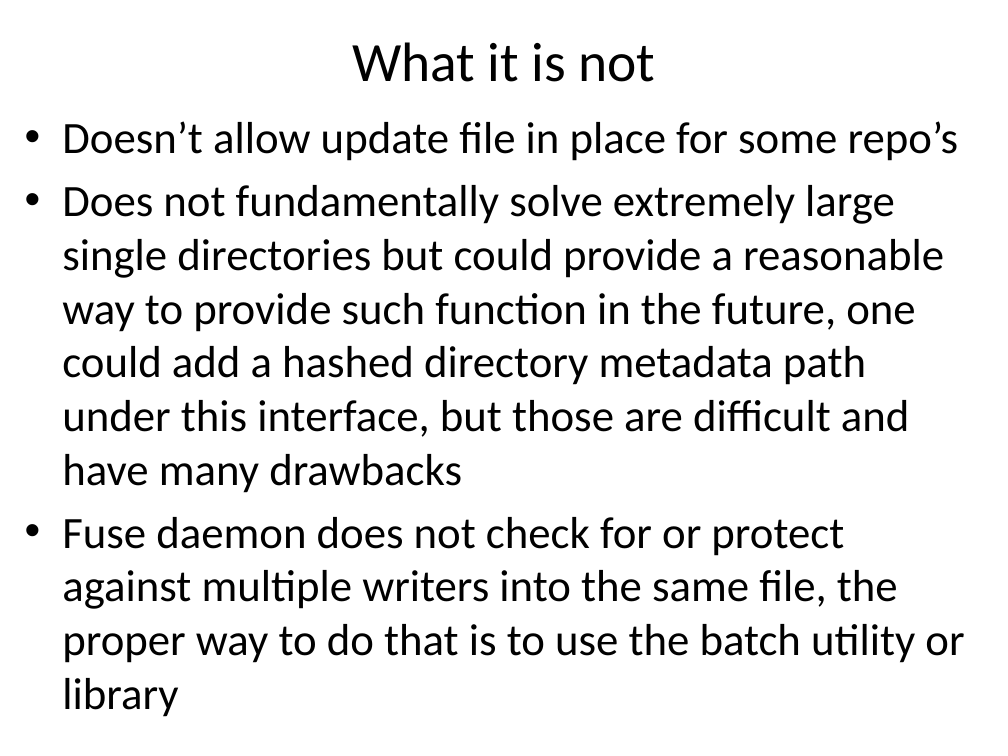
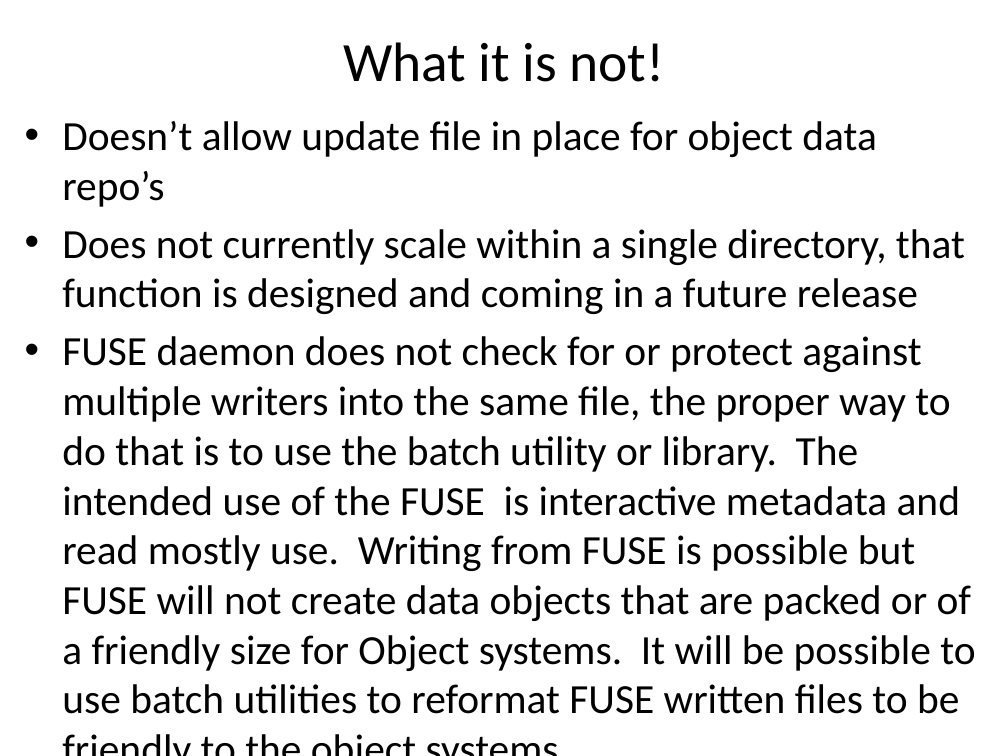
Before and after one commit to mar-file-system/marfs, a slide deck: slide 3 of Documentation/MarFS.pptx. Drawn at 1008x756 pixels with LibreOffice and Linux fonts; fonts in the diff are those of the drawing. Boxes give left, top, right and bottom in pixels: in the first picture for what was removed or moved away, otherwise in the second. Text is boxed around its words. In the diff, an @@ line names an element or a change of style, - is before the commit and + after.

```diff
--- a/Documentation/MarFS.pptx
+++ b/Documentation/MarFS.pptx
@@ title at (343, 42, 664, 82): text changed @@
-What it is not
+What it is not!
@@ text at (62, 121, 975, 714): text changed; size 32 to 29.6 pt @@
-• Doesn’t allow update file in place for some repo’s
-• Does not fundamentally solve extremely large single directories but could provide a reasonable way to provide such function in the future, one could add a hashed directory metadata path under this interface, but those are difficult and have many drawbacks
-• Fuse daemon does not check for or protect against multiple writers into the same file, the proper way to do that is to use the batch utility or library
+• Doesn’t allow update file in place for object data repo’s
+• Does not currently scale within a single directory, that function is designed and coming in a future release
+• FUSE daemon does not check for or protect against multiple writers into the same file, the proper way to do that is to use the batch utility or library. The intended use of the FUSE is interactive metadata and read mostly use. Writing from FUSE is possible but FUSE will not create data objects that are packed or of a friendly size for Object systems. It will be possible to use batch utilities to reformat FUSE written files to be friendly to the object systems.
```
Also in this commit, not shown: 12 other slides changed, 8 slides added, 2 slides removed, 2 other files.
